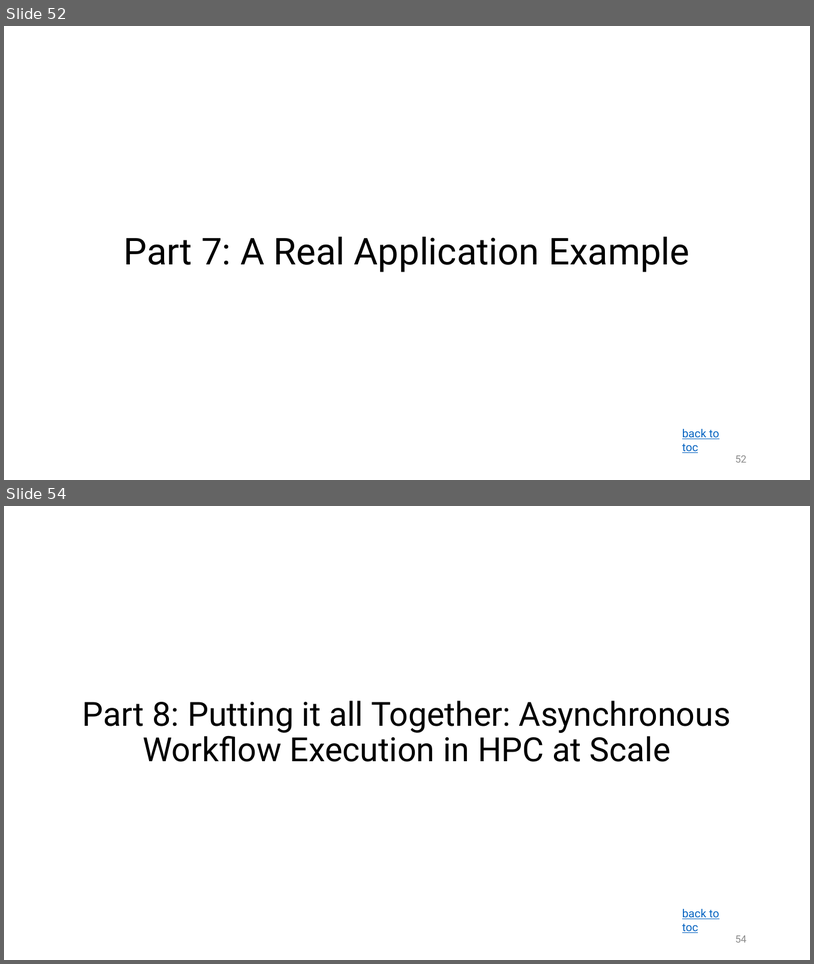
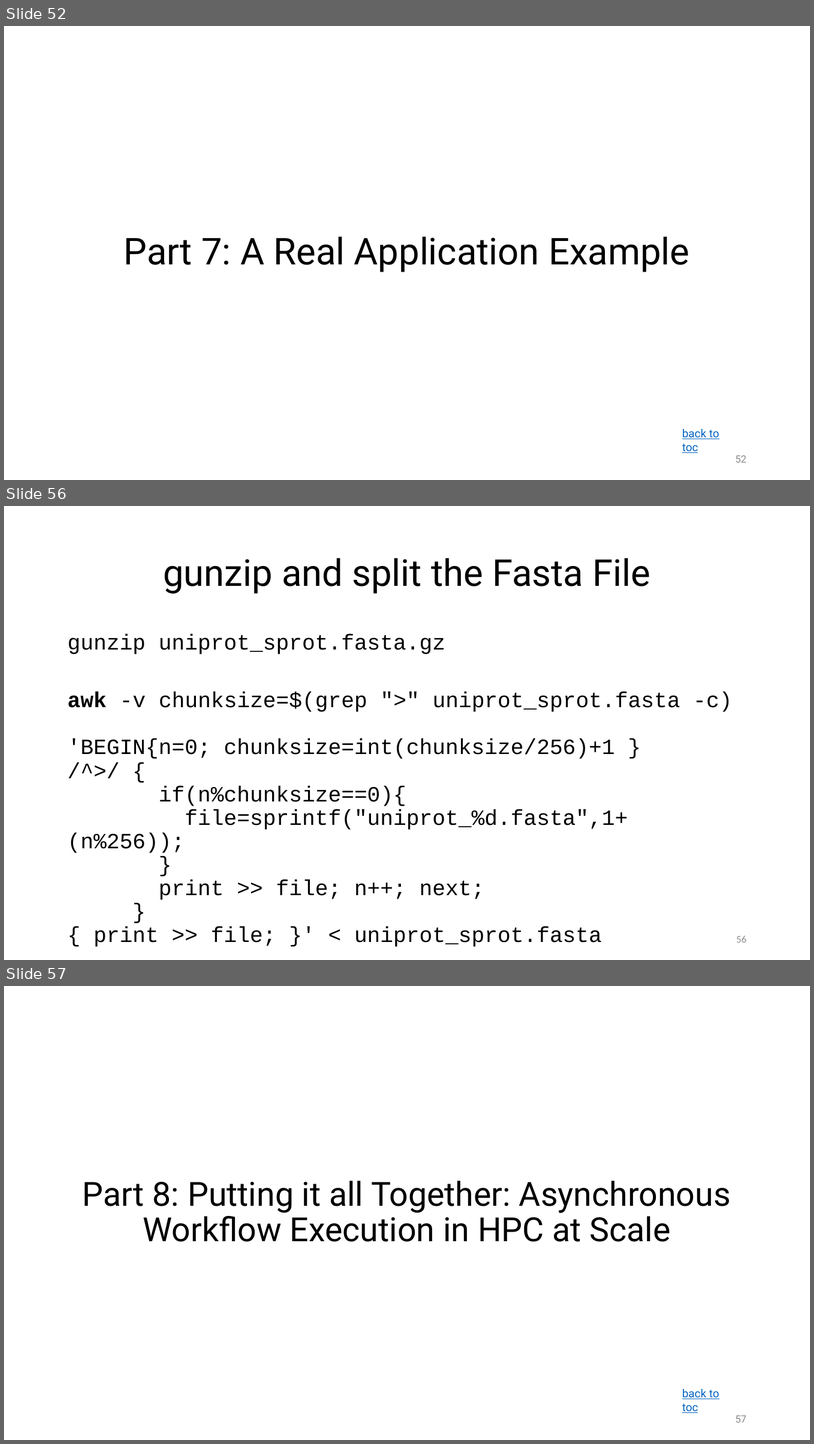
Before and after one commit to ketancmaheshwari/escience23tut, a slide deck: gnu-parallel-tutorial.pptx. Shown one above the other, each under a label of ours: slides 52 and 54 before the commit, slides 52, 56 and 57 after it; the slides between them are not shown. The pictures are 814x964 and 814x1444 pixels, drawn with LibreOffice and Linux fonts; fonts in the diff are those of the drawing. Boxes give left, top, right and bottom in pixels: in the first picture for what was removed or moved away, otherwise in the second. Text is boxed around its words. In the diff, an @@ line names an element or a change of style, - is before the commit and + after.

```diff
--- a/gnu-parallel-tutorial.pptx
+++ b/gnu-parallel-tutorial.pptx
@@ slide 56 added at bbox=[4, 506, 810, 960], background #FFFFFF @@
@@ title added at bbox=[163, 558, 651, 594], 33 pt, text #000000 @@
+gunzip and split the Fasta File
@@ text added at bbox=[68, 634, 732, 946], 19.4 pt, text #000000 @@
+gunzip uniprot_sprot.fasta.gz
+awk -v chunksize=$(grep ">" uniprot_sprot.fasta -c)
+'BEGIN{n=0; chunksize=int(chunksize/256)+1 }
+/^>/ {
+if(n%chunksize==0){
+file=sprintf("uniprot_%d.fasta",1+(n%256));
+}
+print >> file; n++; next;
+}
+{ print >> file; }' < uniprot_sprot.fasta
@@ page number added at bbox=[737, 935, 747, 942], 9 pt, text #8C8C8C @@
+56
@@ what was slide 54 is now slide 57 @@
@@ page number at bbox=[735, 1415, 747, 1422]: text changed @@
-54
+57
```
Also in this commit, not shown: 3 slides changed, 3 other slides added, 2 other files.
